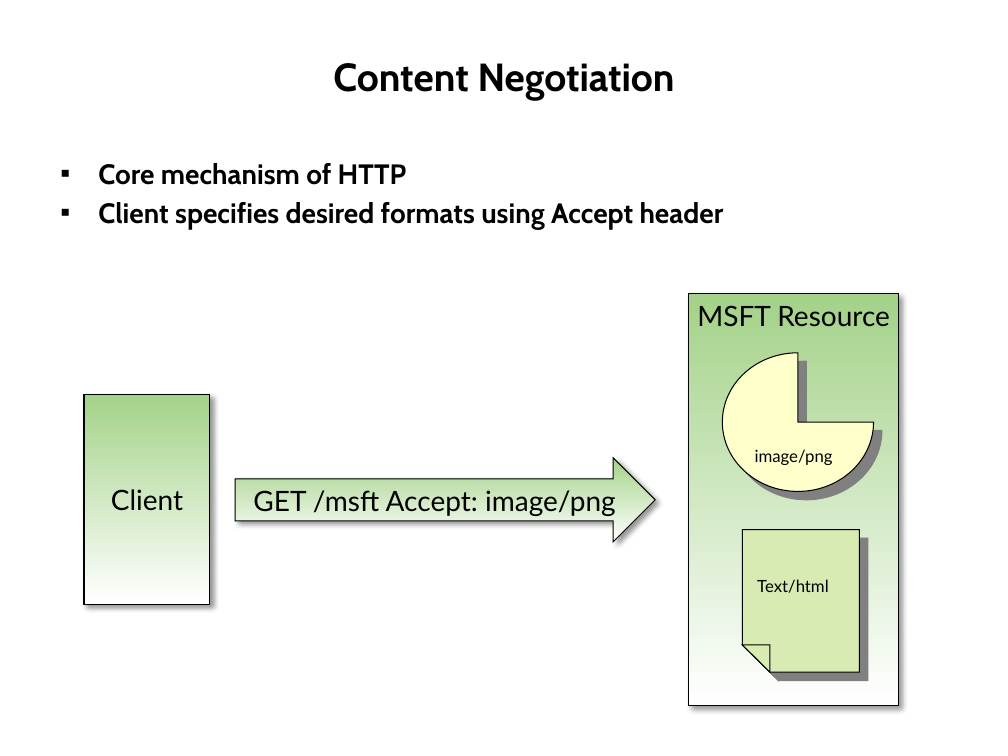
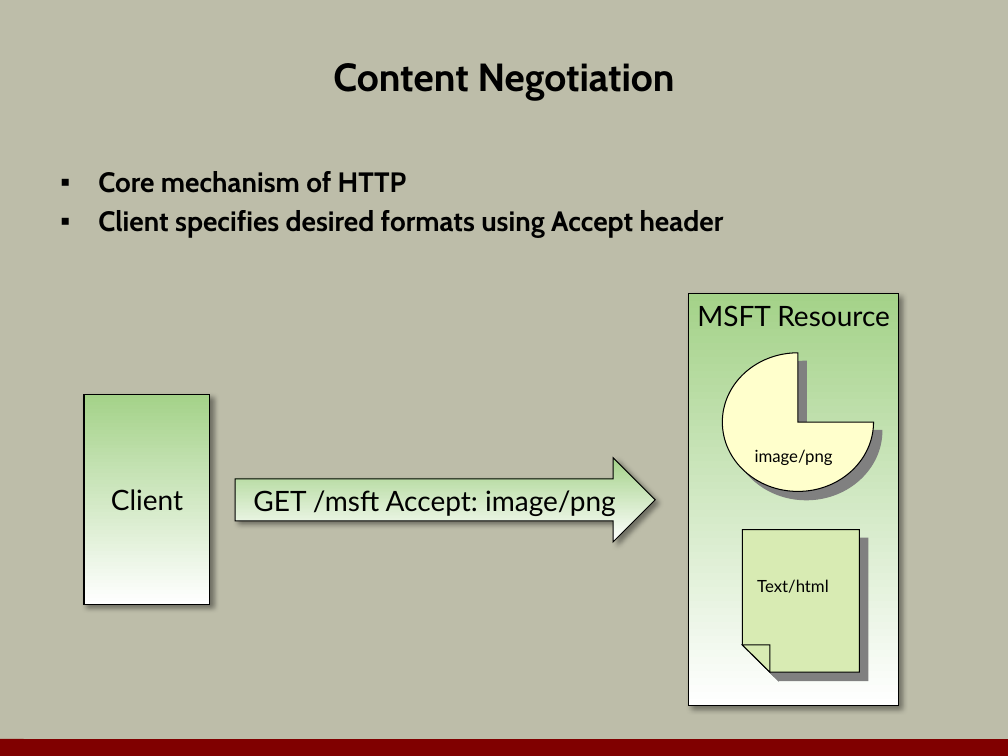
Before and after one commit to OdeToCode/classes, a slide deck: slide 7 of mvc/slides/14_webapi.pptx. Drawn at 1008x756 pixels with LibreOffice and Linux fonts; fonts in the diff are those of the drawing; background and template pictures are left out. Boxes give left, top, right and bottom in pixels: in the first picture for what was removed or moved away, otherwise in the second. Text is boxed around its words. In the diff, an @@ line names an element or a change of style, - is before the commit and + after.

```diff
--- a/mvc/slides/14_webapi.pptx
+++ b/mvc/slides/14_webapi.pptx
@@ background #FFFFFF to #BDBDA9 @@
@@ text "Core mechanism of HTTP": place and size @@
-text "Core mechanism of HTTP" at (98,163,724,229)
+text "Core mechanism of HTTP" at (98,171,724,238)
@@ line added from (0, 747) to (1008, 748), #800000 12 pt @@
```
Also in this commit, not shown: 14 other slides changed.
